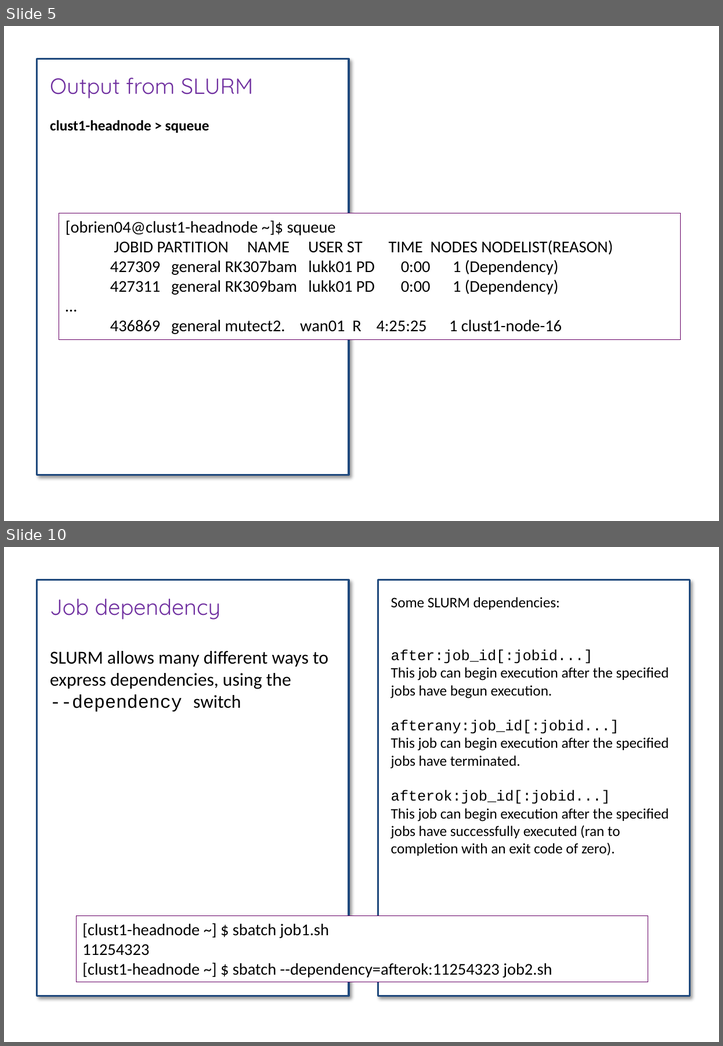
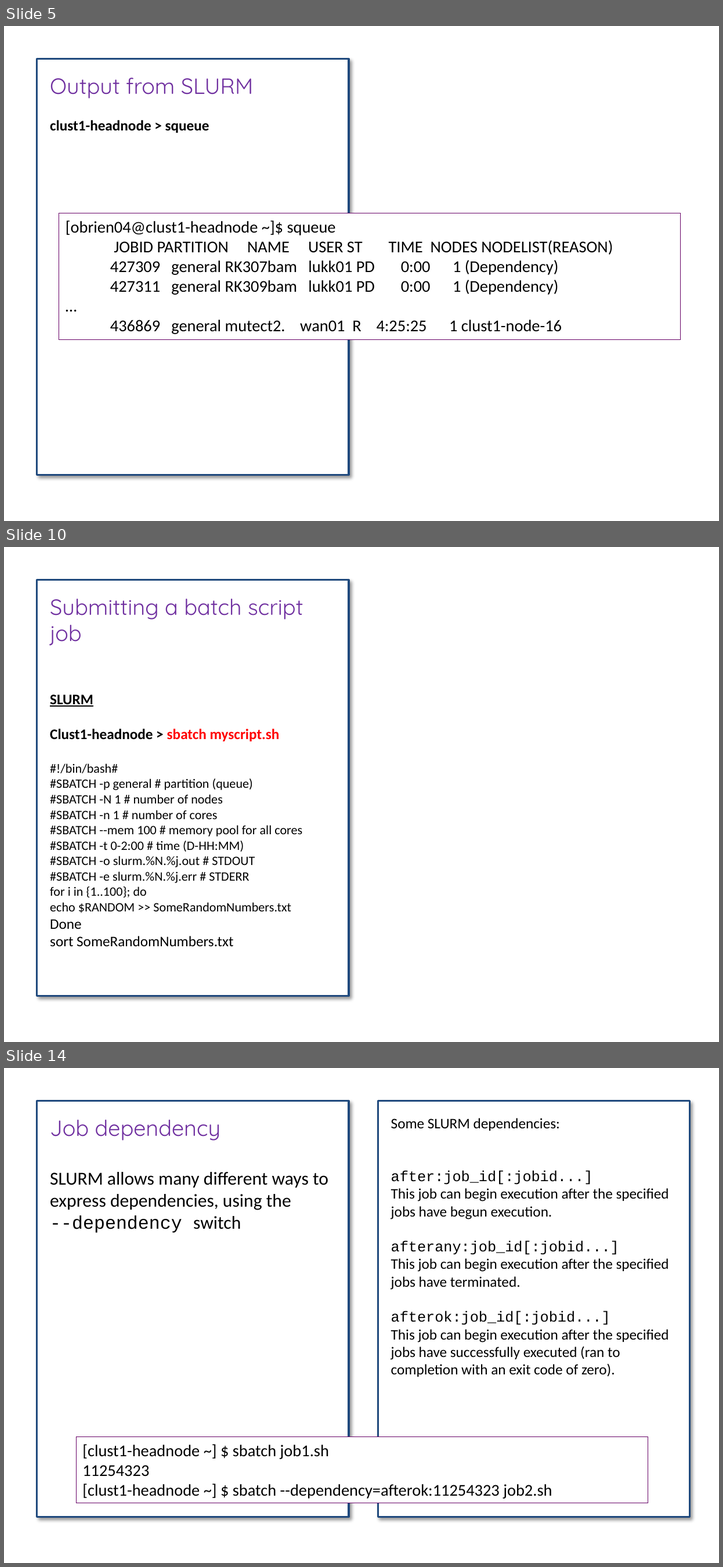
Before and after one commit to bioinformatics-core-shared-training/hpc, a slide deck: CRUK-cluster-introduction-II.pptx. Shown one above the other, each under a label of ours: slides 5 and 10 before the commit, slides 5, 10 and 14 after it; the slides between them are not shown. The pictures are 723x1046 and 723x1567 pixels, drawn with LibreOffice and Linux fonts; fonts in the diff are those of the drawing. Boxes give left, top, right and bottom in pixels: in the first picture for what was removed or moved away, otherwise in the second. Text is boxed around its words. In the diff, an @@ line names an element or a change of style, - is before the commit and + after.

```diff
--- a/CRUK-cluster-introduction-II.pptx
+++ b/CRUK-cluster-introduction-II.pptx
@@ slide 10 added at box(4, 547, 719, 1042), background #FFFFFF @@
@@ rectangle added at box(37, 580, 349, 996), fill #FFFFFF, outline #1F497D 2 pt, 14 pt, text #000000 @@
+Submitting a batch script job
+SLURM
+Clust1-headnode > sbatch myscript.sh
+#!/bin/bash#
+#SBATCH -p general # partition (queue)
+#SBATCH -N 1 # number of nodes
+#SBATCH -n 1 # number of cores
+#SBATCH --mem 100 # memory pool for all cores
+#SBATCH -t 0-2:00 # time (D-HH:MM)
+#SBATCH -o slurm.%N.%j.out # STDOUT
+#SBATCH -e slurm.%N.%j.err # STDERR
+for i in {1..100}; do
+echo $RANDOM >> SomeRandomNumbers.txt
+Done
+sort SomeRandomNumbers.txt
@@ what was slide 10 is now slide 14 @@
```
Also in this commit, not shown: 7 slides changed, 3 other slides added, 1 other file.
